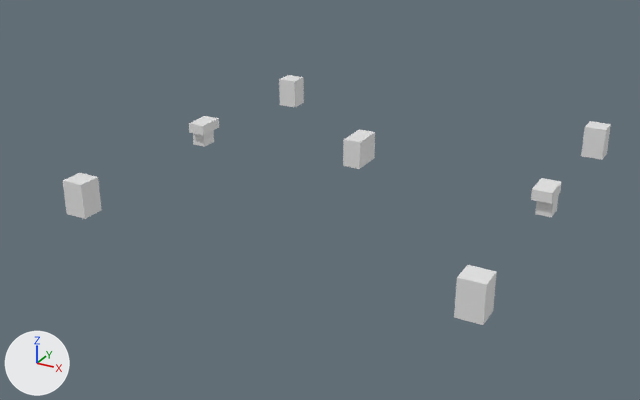
The Blender file diagrams/corexy.blend as it was, and as the next commit left it.
Camera for both pictures: a 50 mm camera at (23.4, -99.8, 45.9) aimed at (-28.3, -5.8, -1.1). Every picture has the same lights, and +X, +Y and +Z are marked at lower left.
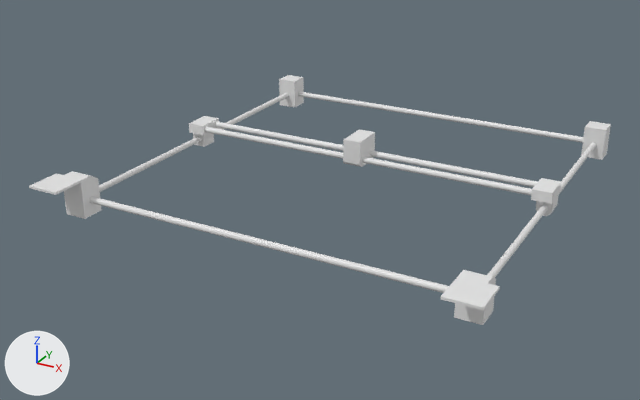
Pixel boxes [x1, y1, x2, y2] of what changed, in the pictures (640 x 400 px):
'rod', added: after [89, 197, 449, 293]
'Cube', reshaped (36% wider, 8% shorter): before [454, 265, 497, 325]; after [441, 270, 500, 325]
'rod.004', added: after [204, 127, 532, 195]
'Cube.011', added: after [29, 171, 102, 219]
'rod.005', added: after [215, 122, 538, 187]
'rod.003', added: after [298, 91, 584, 143]
'Cube.001', deleted: before [63, 173, 102, 219]
'rod.002', added: after [99, 93, 289, 192]
'rod.001', added: after [487, 142, 596, 278]
part 1 of me_cube_001, built on: before [457, 265, 497, 325]; after [441, 270, 500, 325]

The edits, one by one:
me_cube_001 is used by ob_cube; location (0.0, -25.5, 1.0); scale (1.5, 1.5, 1.0).
me_cube_001 had 8 vertices, 6 faces and spanned x -1.0..1.0, y -1.0..1.0, z -1.0..3.5.
me_cube_001 now has 26 vertices, 18 faces and spans x -1.0..1.8, y -3.8..1.0, z -1.0..3.5.
Part 1, on me_cube_001:
2 vertices are removed from x -1.0..1.0, y 1.0, z 3.5.
4 faces are deleted.
14 vertices are added at x -1.0..1.8, y -3.8..1.0, z 2.0..3.5.
6 new vertices lie (0.0, 0.0, 0.3) away from vertices in x -1.0..1.8, y -3.8..-0.8, z 3.2.
16 new faces join them.
Mesh me_cube_020 is new.
It has 26 vertices, 18 faces and spans x -1.0..1.8, y -3.8..1.0, z -1.6..3.5.
Object 'Cube.001' (ob_cube_001) is deleted.
Object 'rod.005' (ob_rod_005) is new; it shows a copy of the mesh of ob_rod_005.
Its location is (-25.5, 1.3, 3.8).
Its rotation in degrees is (90, 0, 90).
Object 'rod.004' (ob_rod_004) is new; it shows a copy of the mesh of ob_rod_005.
Its location is (-25.5, -1.3, 3.8).
Its rotation in degrees is (90, 0, 90).
Object 'rod.003' (ob_rod_003) is new; it shows a copy of the mesh of ob_rod_003.
Its location is (0.0, 25.5, 1.0).
Its rotation in degrees is (90, 0, 90).
Object 'rod.002' (ob_rod_002) is new; it shows a copy of the mesh of ob_rod_002.
Its location is (-51.0, 0.0, 2.0).
Its rotation in degrees is (90, 0, 0).
Object 'rod.001' (ob_rod_001) is new; it shows a copy of the mesh of ob_rod_002.
Its location is (0.0, 0.0, 2.0).
Its rotation in degrees is (90, 0, 0).
Object 'rod' (ob_rod) is new; it shows a copy of the mesh of ob_rod_003.
Its location is (0.0, -25.5, 1.0).
Its rotation in degrees is (90, 0, 90).
Object 'Cube.011' (ob_cube_011) is new; it shows me_cube_020.
Its location is (-51.0, -25.5, 1.6).
Its scale is (-1.5, 1.5, 1.0).
It gains a BOOLEAN modifier named 'Boolean'.
Modifier setting: operand_type = 'COLLECTION'.
